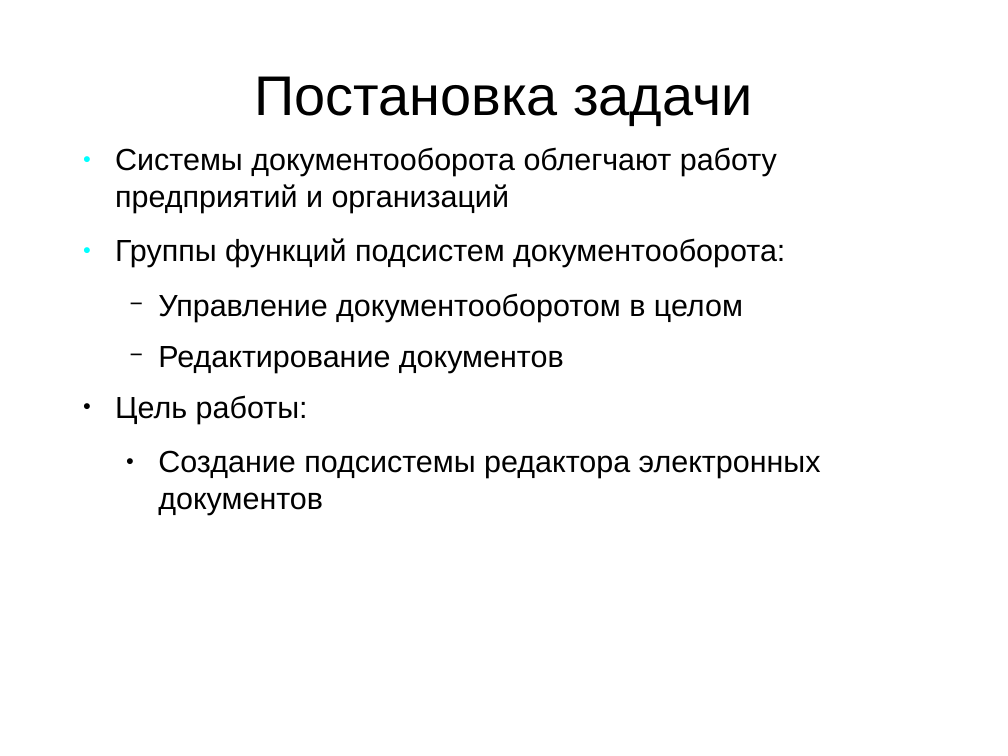
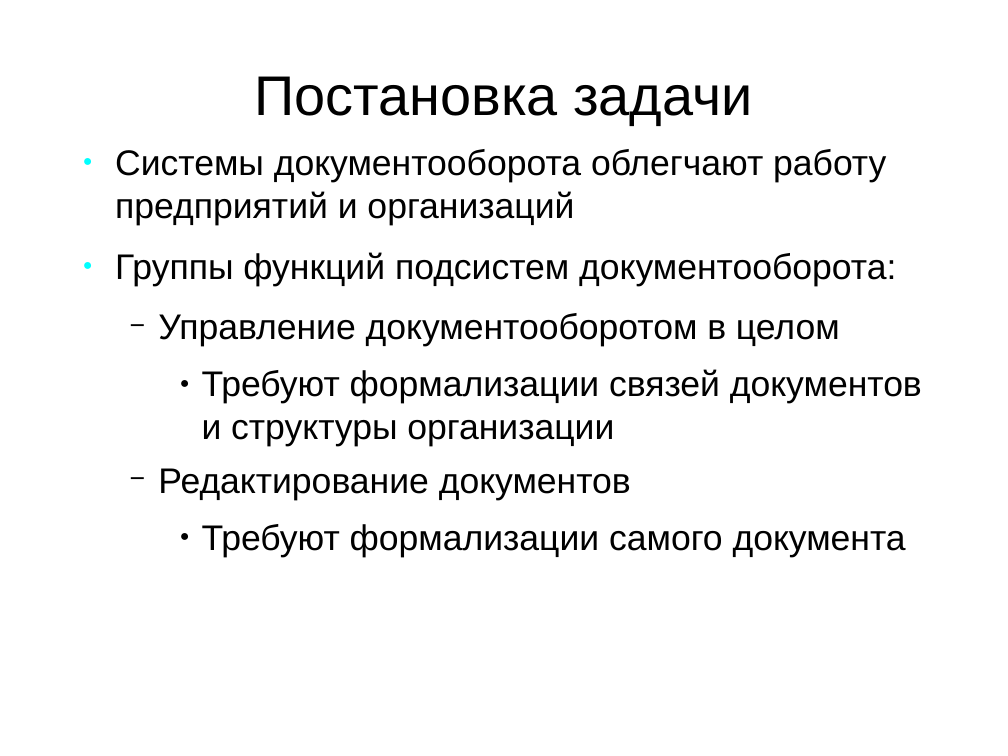
Before and after one commit to aeremenok/a-team-777, a slide deck: slide 2 of diploma/eav/diploma/demo.odp. Drawn at 1008x756 pixels with LibreOffice and Linux fonts; fonts in the diff are those of the drawing. Boxes give left, top, right and bottom in pixels: in the first picture for what was removed or moved away, otherwise in the second. Text is boxed around its words. In the diff, an @@ line names an element or a change of style, - is before the commit and + after.

```diff
--- a/diploma/eav/diploma/demo.odp
+++ b/diploma/eav/diploma/demo.odp
@@ text at bbox=[115, 149, 896, 500]: size 24 to 28 pt in "Системы документооборота облегчают работу предприятий и орга ...", "Группы функций подсистем документооборота:", "Управление документооборотом в целом", "Редактирование документов" @@
@@ text at bbox=[202, 369, 922, 446]: paragraph added @@
+    ● Требуют формализации связей документов и структуры организации
@@ text at bbox=[202, 524, 906, 557]: text changed; size 24 to 28 pt @@
-● Цель работы:
-  ● Создание подсистемы редактора электронных документов
+    ● Требуют формализации самого документа
```
Also in this commit, not shown: 1 other slide changed, 1 other file.
